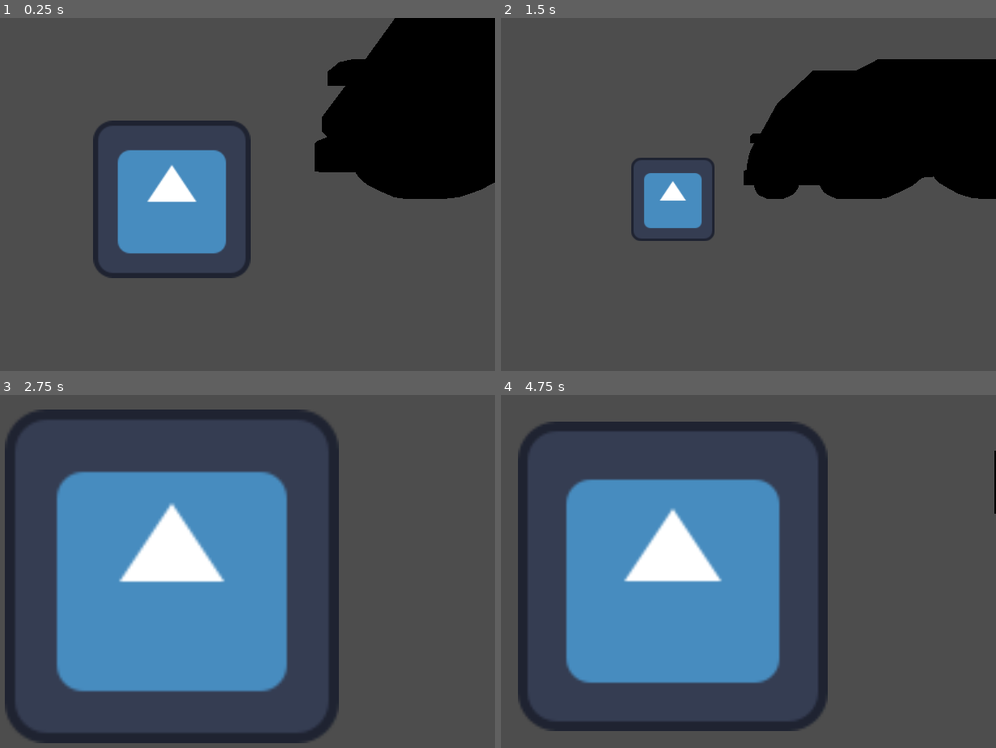
Above: before the commit, frames 1-4 (two rows, left to right).
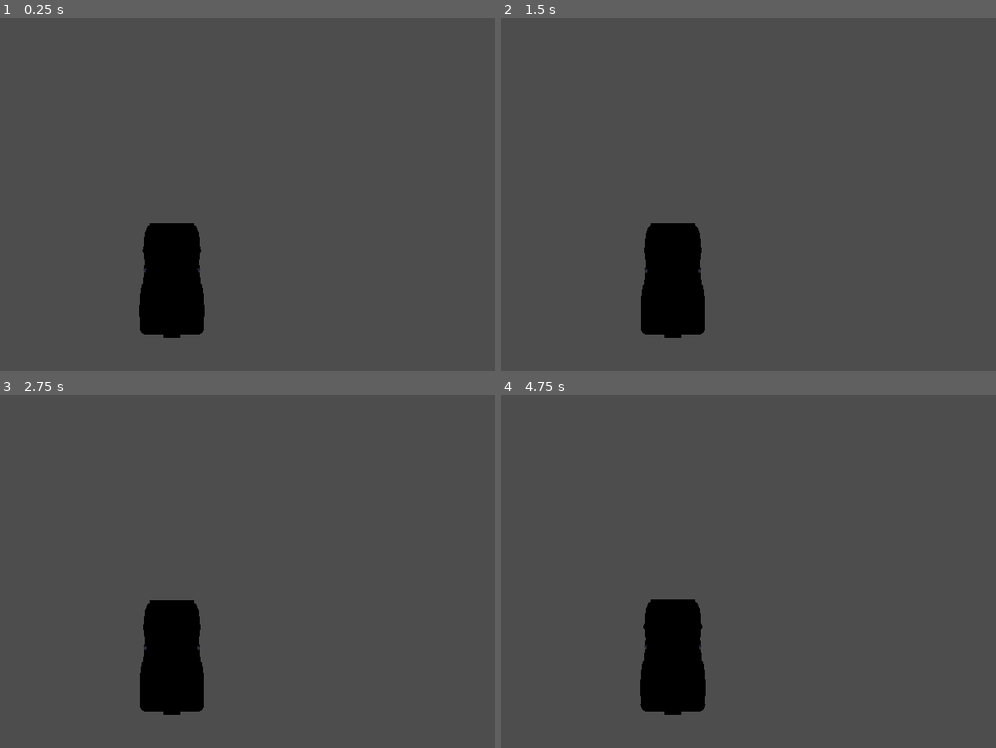
Above: after the commit, the same moments.

Repository: roverem/outrun
Game: Godot game, scene res://game.tscn
The game is run twice, just before and just after one commit, with the same random seed, the same clock (stepped at 60 frames per second) and the same inputs. The engine's default icon, where the game draws it, is replaced by a stand-in: a white triangle on a blue panel in a dark square.
Inputs:
- Up to frame 1 (0.25 s): no input
- Up to frame 2 (1.5 s): no input
- Up to frame 3 (2.75 s): no input
- Up to frame 4 (4.75 s): no input

The runs differ from the first frame. In frame 1, 26% of the frame differs, in the area x 18-100%, y 0-91%; in frame 2, 23%; in frame 3, 38%, in the area x 0-69%, y 4-99%; in frame 4, 33%.

Commit message:
heli camera

Diff:
--- a/game.gd
+++ b/game.gd
@@ -1,8 +1,8 @@
 extends Node3D
 
-@onready var camera_3d: Camera3D = $Sprite3D/Camera3D
-@export var amplitude: float = 1.5  # distancia máxima hacia adelante/atrás
-@export var speed: float = 3.0      # velocidad de oscilación
+@onready var camera_3d: Camera3D = $"sedan-sports"/Camera3D
+@export var amplitude: float = 0.2  # distancia máxima hacia adelante/atrás
+@export var speed: float = 0.3      # velocidad de oscilación
 
 var base_position: Vector3
 
@@ -11,4 +11,4 @@
 
 func _process(delta: float) -> void:
 	# Movimiento oscilante en el eje Z
-	camera_3d.position.z = base_position.z + sin(Time.get_ticks_msec() / 1000.0 * speed) * amplitude
+	camera_3d.position.y = base_position.y + sin(Time.get_ticks_msec() / 1000.0 * speed) * amplitude
--- a/game.tscn
+++ b/game.tscn
@@ -10,9 +10,8 @@
 [node name="Sprite3D" type="Sprite3D" parent="."]
 texture = ExtResource("1_80nbo")
 
-[node name="Camera3D" type="Camera3D" parent="Sprite3D"]
-transform = Transform3D(1, 0, 0, 0, 1, 0, 0, 0, 1, 0, 0, 2.40538)
+[node name="sedan-sports" parent="." instance=ExtResource("3_feb5d")]
+
+[node name="Camera3D" type="Camera3D" parent="sedan-sports"]
+transform = Transform3D(-1, -8.74228e-08, -5.06619e-15, -4.97078e-08, 0.568591, 0.822621, -7.19158e-08, 0.822621, -0.568591, 0, 5.625, -1.72316)
 current = true
-
-[node name="sedan-sports" parent="." instance=ExtResource("3_feb5d")]
-transform = Transform3D(1, 0, 0, 0, 1, 0, 0, 0, 1, 1.64664, 0, 1.44352)
